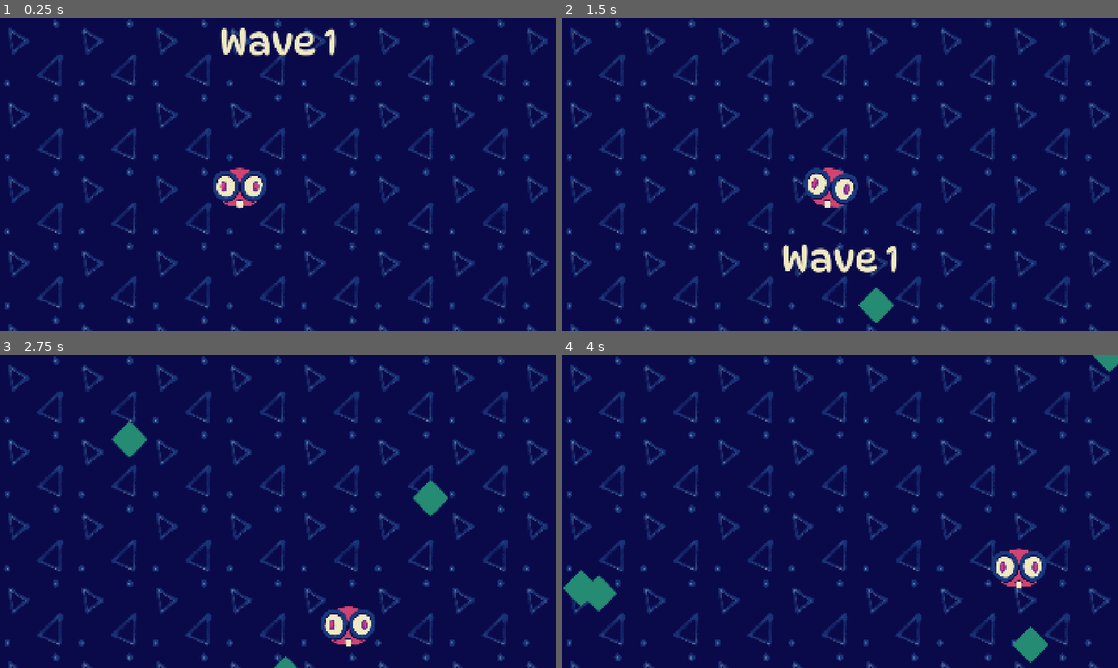
Above: before the commit, frames 1-4 (two rows, left to right).
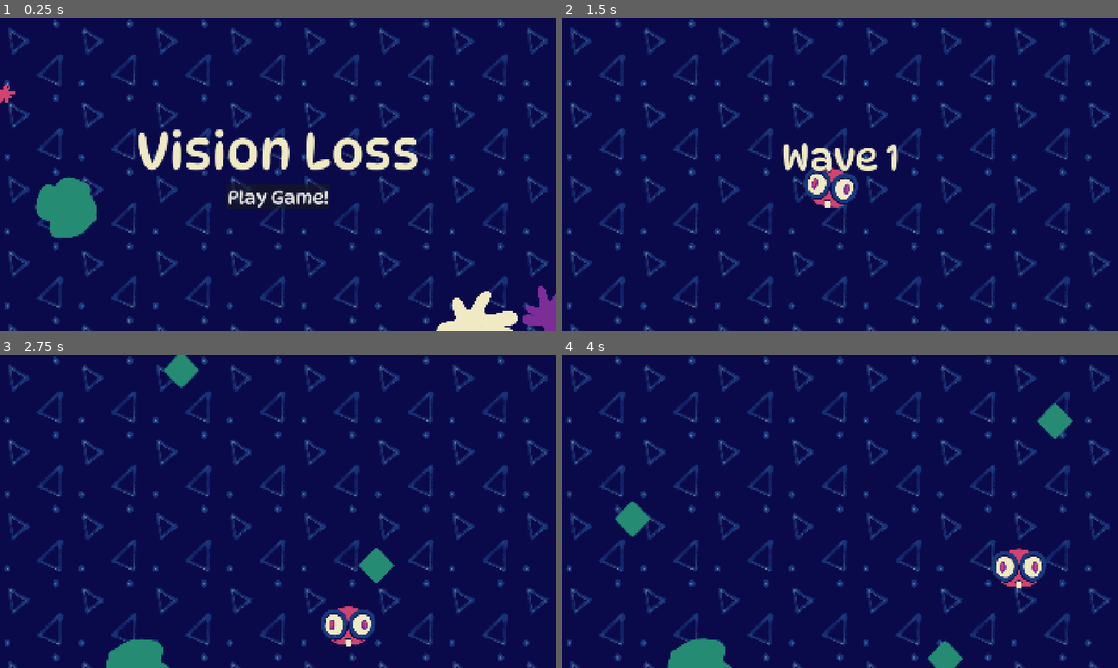
Above: after the commit, the same moments.

Repository: squarepear/ggj-26
Game: Godot game, scene res://menus/main_manu.tscn
Same seed, same stepped clock (60 frames per second), same inputs: the game is played once before the commit and once after it. Before the commit the project starts from res://world/world.tscn.
Inputs (mouse positions are in pixels of both pictures, inside the frame that each line leads up to):
- Up to frame 1 (0.25 s): no input
- Up to frame 2 (1.5 s): click (840, 196) at 0.5 s, where only the run after the commit has a clickable "Play Game!"; hold D (move_right) from 1.28 s (still down)
- Up to frame 3 (2.75 s): release D (move_right) at 2.03 s; hold S (move_down) from 2.03 s (still down)
- Up to frame 4 (4 s): release S (move_down) at 2.78 s; hold D (move_right) 2.78-3.53 s; hold W (move_up) from 3.53 s (still down)

The runs differ from the first frame. In frame 1, 8.9% of the frame differs, in the area x 0-100%, y 3-100%; in frame 2, 2.3%; in frame 3, 2.5%; in frame 4, 3.3%.

Commit message:
Set start scene as main menu

Diff:
--- a/project/project.godot
+++ b/project/project.godot
@@ -11,7 +11,7 @@
 [application]
 
 config/name="ggj-26"
-run/main_scene="uid://dv6lho1oy2gt8"
+run/main_scene="uid://ubjgbkninwhf"
 config/features=PackedStringArray("4.6", "GL Compatibility")
 config/icon="res://icon.svg"
 
